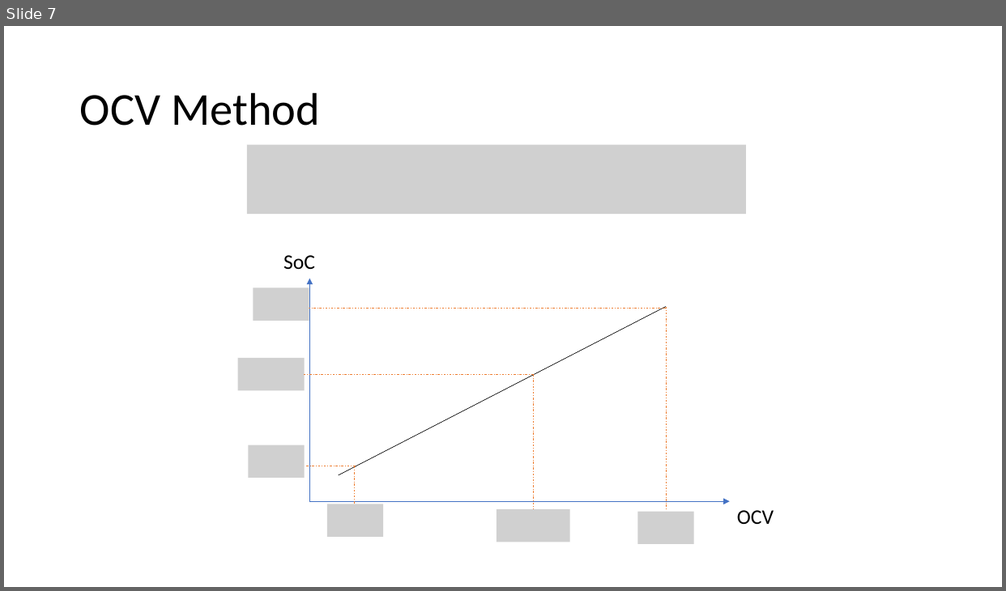
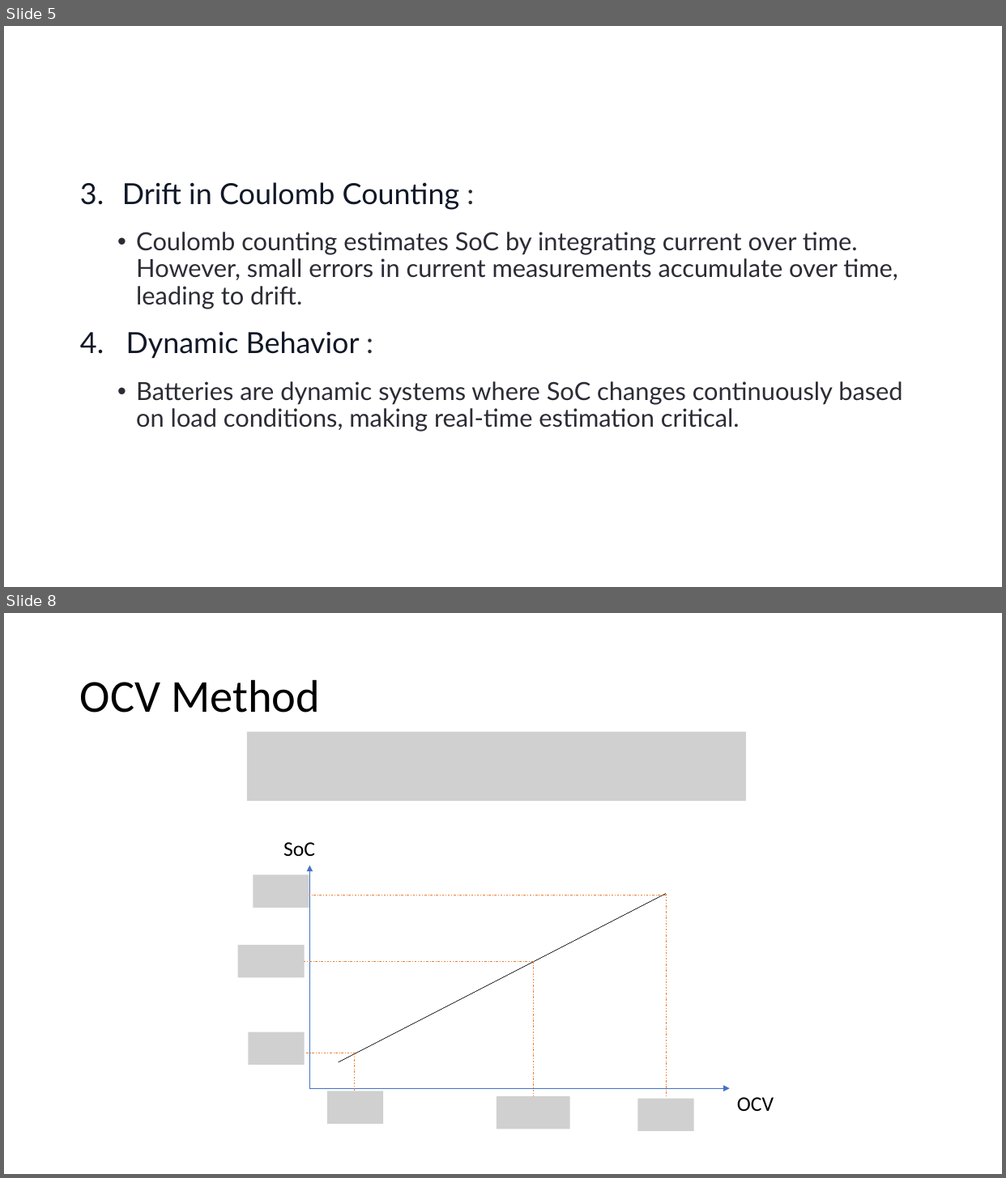
Before and after one commit to DrHammerhead/SoC-estimation, a slide deck: SoC Estimation.pptx. Shown one above the other, each under a label of ours: slide 7 before the commit, slides 5 and 8 after it; the slides between them are not shown. The pictures are 1006x591 and 1006x1178 pixels, drawn with LibreOffice and Linux fonts; fonts in the diff are those of the drawing; grey boxes stand for pictures. Boxes give left, top, right and bottom in pixels: in the first picture for what was removed or moved away, otherwise in the second. Text is boxed around its words. In the diff, an @@ line names an element or a change of style, - is before the commit and + after.

```diff
--- a/SoC Estimation.pptx
+++ b/SoC Estimation.pptx
@@ slide 5 added at (x1=4, y1=26, x2=1002, y2=587), background #FFFFFF @@
@@ text added at (x1=122, y1=182, x2=902, y2=432), 24 pt, text #2C2C36 @@
+3. Drift in Coulomb Counting :
+  • Coulomb counting estimates SoC by integrating current over time. However, small errors in current measurements accumulate over time, leading to drift.
+4. Dynamic Behavior :
+  • Batteries are dynamic systems where SoC changes continuously based on load conditions, making real-time estimation critical.
@@ what was slide 7 is now slide 8 @@
```
Also in this commit, not shown: 8 slides changed, 29 other slides added.
